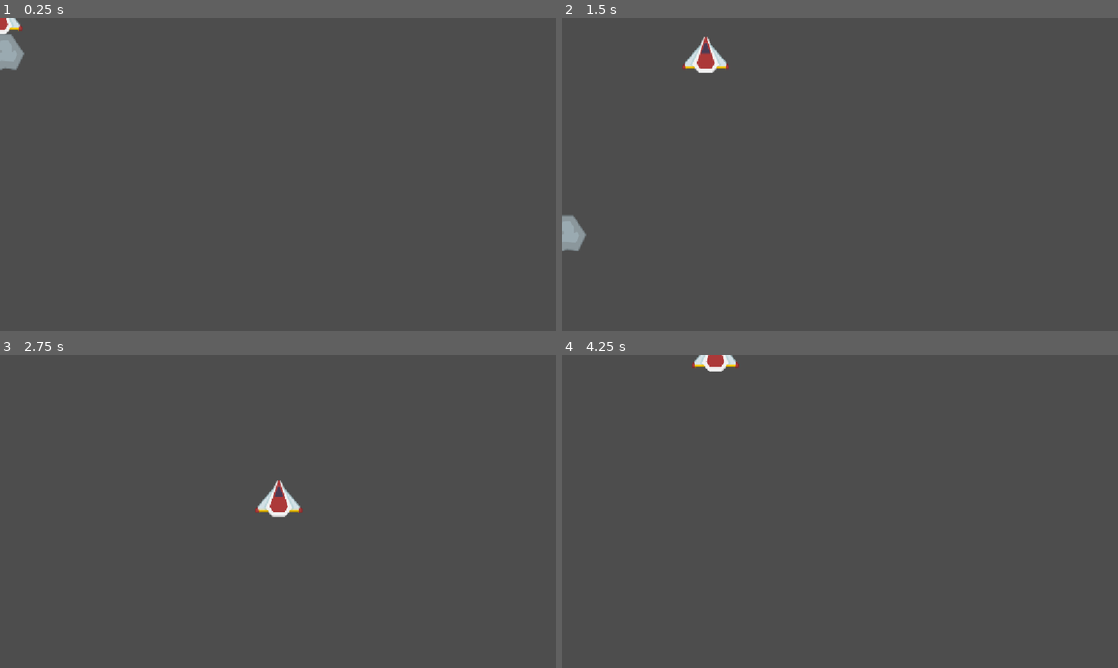
Above: before the commit, frames 1-4 (two rows, left to right).
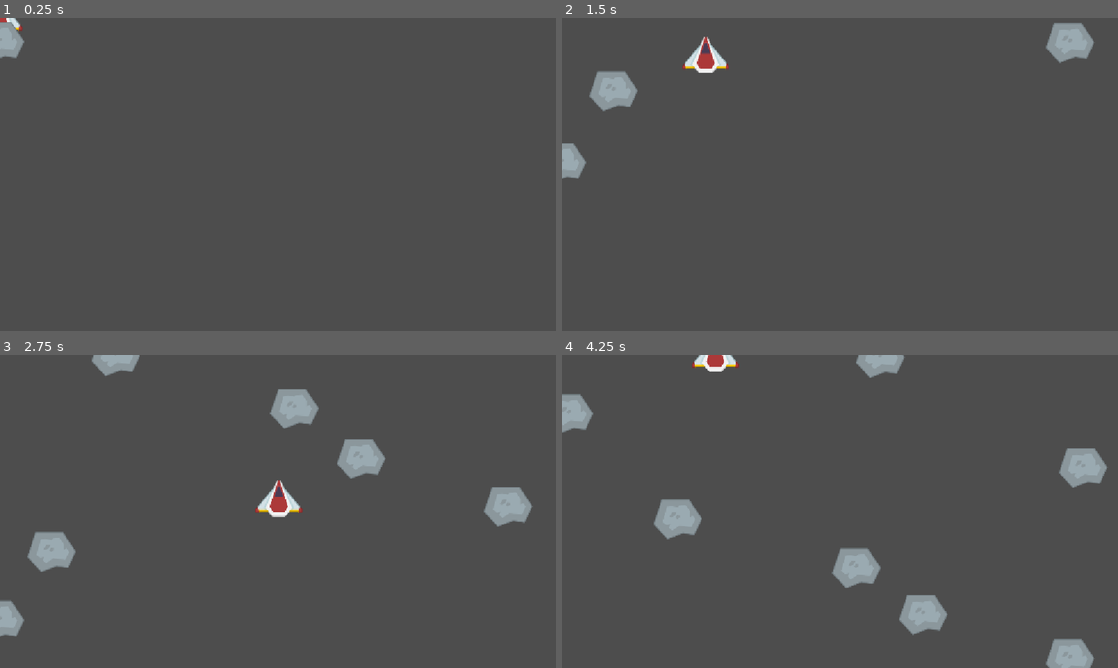
Above: after the commit, the same moments.

Repository: pranjal-irl/astro-dash
Game: Godot game, scene res://main.tscn
Same seed, same stepped clock (60 frames per second), same inputs: the game is played once before the commit and once after it.
Inputs (mouse positions are in pixels of both pictures, inside the frame that each line leads up to):
- Up to frame 1 (0.25 s): no input
- Up to frame 2 (1.5 s): tap Enter at 0.5 s; move the mouse to (962, 158) at 0.52 s; hold Right (ui_right) 0.53-1.28 s; tap Alt at 0.6 s; click (962, 158) at 0.67 s; move the mouse to (728, 190) at 1.27 s; hold Down (ui_down) from 1.28 s (still down); tap Shift at 1.35 s
- Up to frame 3 (2.75 s): move the mouse to (333, 442) at 2.02 s; release Down (ui_down) at 2.03 s; hold Right (ui_right) from 2.03 s (still down); tap Alt at 2.1 s
- Up to frame 4 (4.25 s): move the mouse to (812, 574) at 2.77 s; release Right (ui_right) at 2.78 s; hold Up (ui_up) 2.78-3.53 s; tap Shift at 2.85 s; click (812, 574) at 2.92 s; move the mouse to (1006, 558) at 3.52 s; hold Left (ui_left) from 3.53 s (still down); tap Alt at 3.6 s

The runs differ from the first frame. In frame 1, 0.3% of the frame differs, in the area x 0-5%, y 1-17%; in frame 2, 2.4%; in frame 3, 4.1%; in frame 4, 5.0%, in the area x 0-99%, y 0-100%.

Commit message:
Added increasing falling speed to asteroids

Diff:
--- a/asteroid.gd
+++ b/asteroid.gd
@@ -1,11 +1,10 @@
 extends Area2D
 
-@export var speed = 300
+@export var speed = 200
 
 func _physics_process(delta):
 	position.y += speed * delta
 
-
 func _on_body_entered(body: Node2D) -> void:
 	if body.name == "Player":
 		print("GAME OVER")
--- a/main.gd
+++ b/main.gd
@@ -1,7 +1,23 @@
 extends Node2D
+
+var time_alive = 0.0
+
+func _process(delta):
+	time_alive += delta
 
 @export var asteroid_scene : PackedScene
 
 func _ready():
 	var asteroid = asteroid_scene.instantiate()
 	add_child(asteroid)
+
+
+func _on_timer_timeout() -> void:
+	var asteroid = asteroid_scene.instantiate()
+
+	asteroid.position.x = randf_range(0, 1150)
+	asteroid.position.y = -50
+
+	asteroid.speed = 200 + time_alive * 10
+
+	add_child(asteroid)
--- a/main.tscn
+++ b/main.tscn
@@ -9,3 +9,9 @@
 asteroid_scene = ExtResource("2_h2yge")
 
 [node name="Player" parent="." unique_id=657594041 instance=ExtResource("1_0xm2m")]
+
+[node name="Timer" type="Timer" parent="." unique_id=145768894]
+wait_time = 0.5
+autostart = true
+
+[connection signal="timeout" from="Timer" to="." method="_on_timer_timeout"]
--- a/player.gd
+++ b/player.gd
@@ -1,6 +1,6 @@
 extends CharacterBody2D
 
-@export var speed = 300
+@export var speed = 400
 
 func _physics_process(delta):
 	var direction = Input.get_vector("ui_left","ui_right","ui_up","ui_down")
